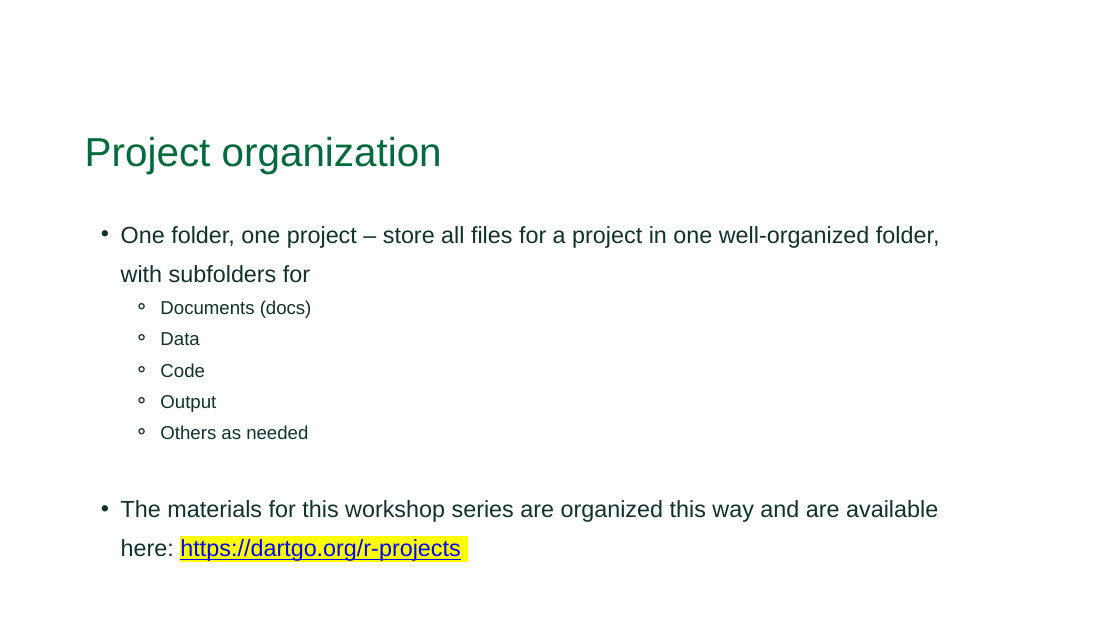
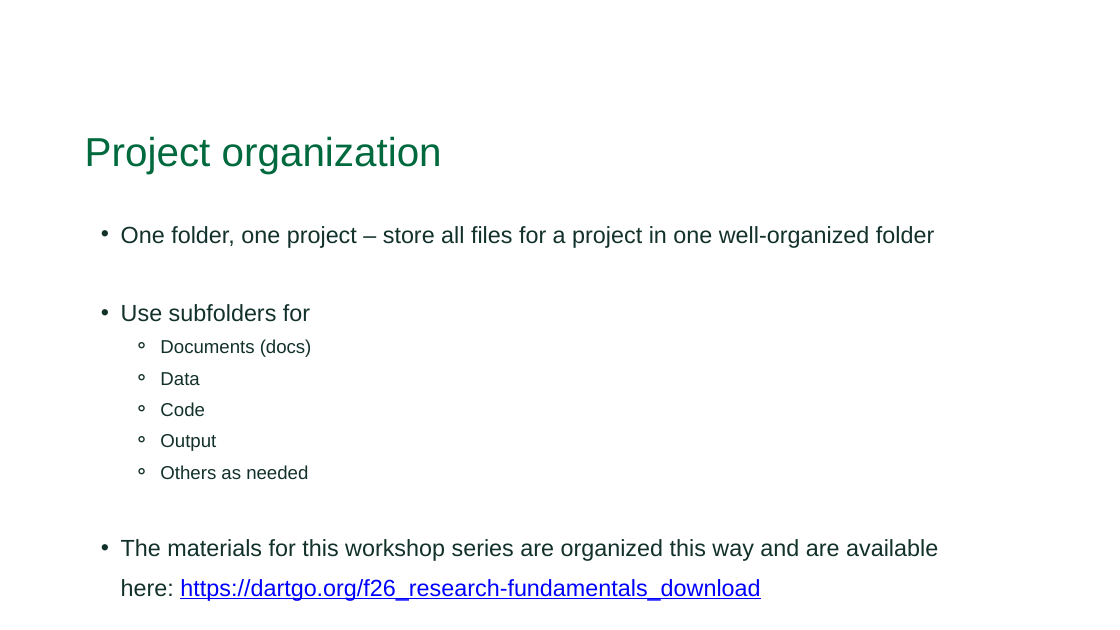
Before and after one commit to Dartmouth-Libraries/r_research-fundamentals_ws, a slide deck: slide 10 of slides/01b_R_intro_data_functions.pptx. Drawn at 1120x630 pixels with LibreOffice and Linux fonts; fonts in the diff are those of the drawing; background and template pictures are left out. Boxes give left, top, right and bottom in pixels: in the first picture for what was removed or moved away, otherwise in the second. Text is boxed around its words. In the diff, an @@ line names an element or a change of style, - is before the commit and + after.

Commit message:
session 1b material update

```diff
--- a/slides/01b_R_intro_data_functions.pptx
+++ b/slides/01b_R_intro_data_functions.pptx
@@ text at (121, 226, 934, 322): text changed @@
-  • One folder, one project – store all files for a project in one well-organized folder, with subfolders for
+  • One folder, one project – store all files for a project in one well-organized folder
+  • Use subfolders for
@@ text at (121, 539, 938, 601): text changed @@
-  • The materials for this workshop series are organized this way and are available here: https://dartgo.org/r-projects
+  • The materials for this workshop series are organized this way and are available here: https://dartgo.org/f26_research-fundamentals_download
```
Also in this commit, not shown: 3 other slides changed, 1 slide added, 2 other files.
